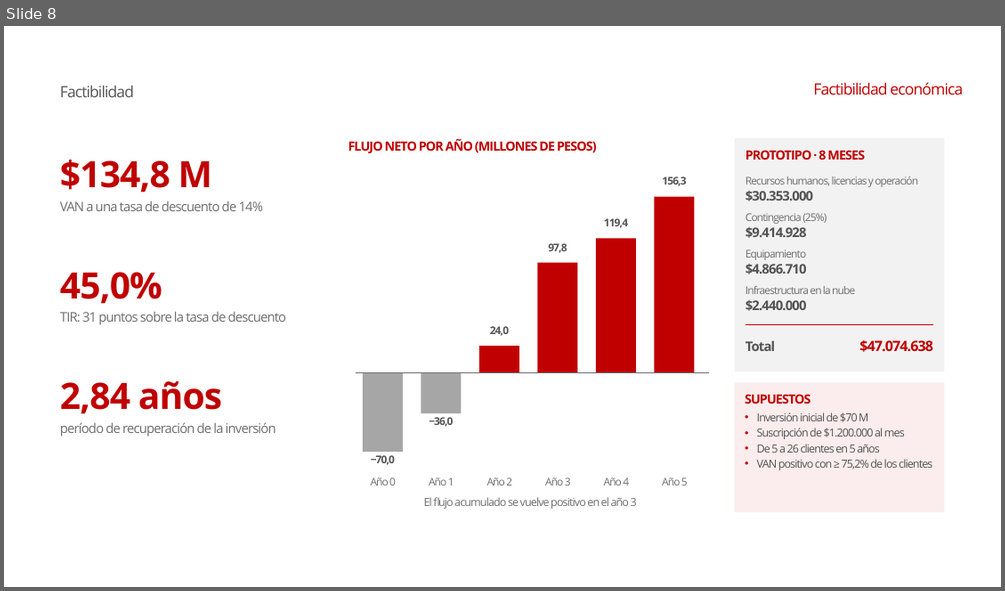
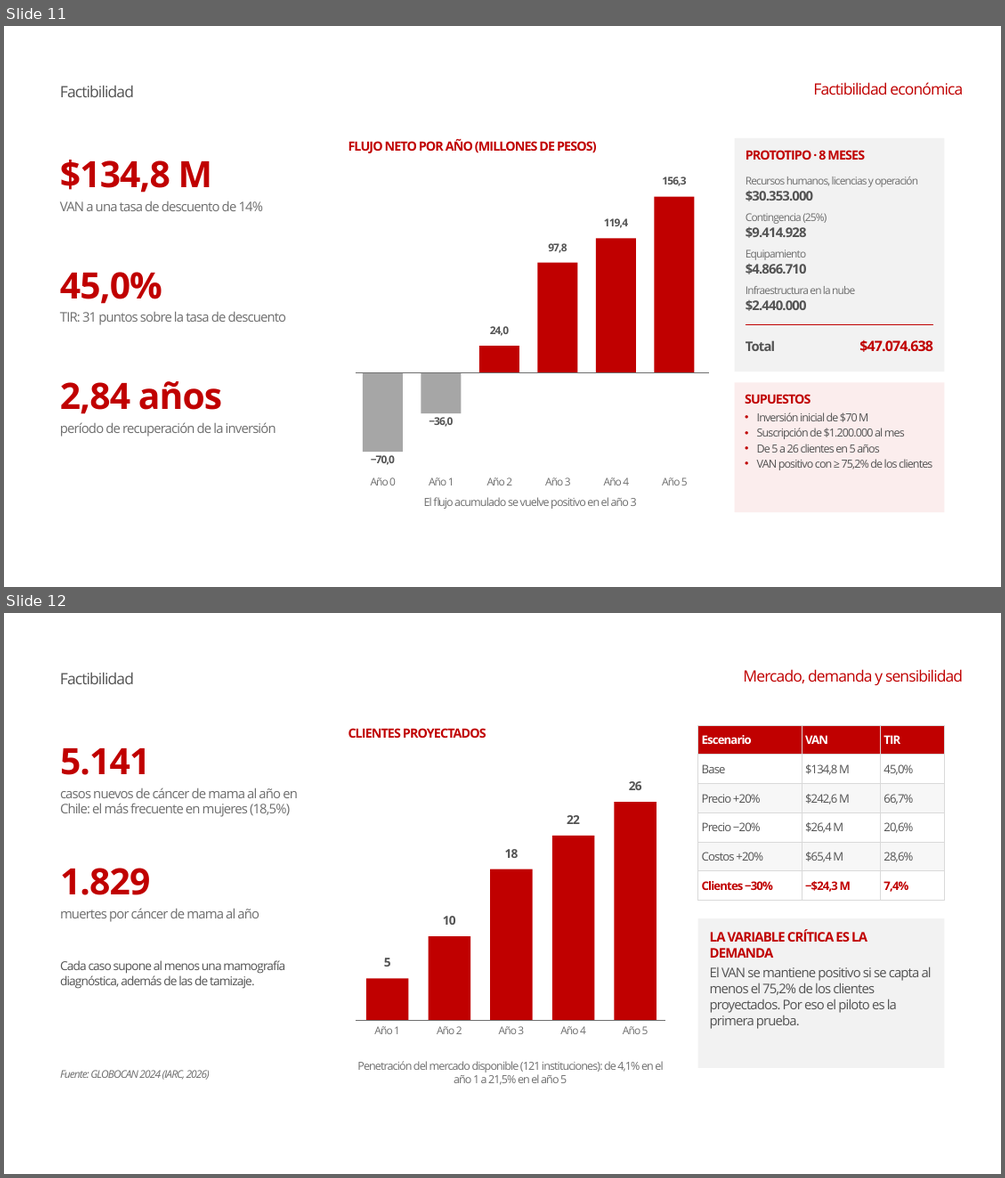
Before and after one commit to conEFE/Proyecto-Aurora, a slide deck: docs/informe_final/presentacion/Presentacion_Aurora_Informe_Final.pptx. Shown one above the other, each under a label of ours: slide 8 before the commit, slides 11 and 12 after it. The pictures are 1005x591 and 1005x1178 pixels, drawn with LibreOffice and Linux fonts; fonts in the diff are those of the drawing; background and template pictures are left out. Boxes give left, top, right and bottom in pixels: in the first picture for what was removed or moved away, otherwise in the second. Text is boxed around its words. In the diff, an @@ line names an element or a change of style, - is before the commit and + after.

```diff
--- a/docs/informe_final/presentacion/Presentacion_Aurora_Informe_Final.pptx
+++ b/docs/informe_final/presentacion/Presentacion_Aurora_Informe_Final.pptx
@@ slide 12 added at bbox=[4, 613, 1001, 1174], background #FFFFFF; not listed: 1 template element that a slide beside it also shows @@
@@ text added at bbox=[60, 672, 134, 684], 30 pt, text #535353 @@
+Factibilidad
@@ text added at bbox=[743, 669, 963, 686], 30 pt, text #C00000 @@
+Mercado, demanda y sensibilidad
@@ text added at bbox=[348, 728, 486, 738], 24.5 pt, text #C00000, bold @@
+CLIENTES PROYECTADOS
@@ table added at bbox=[697, 725, 945, 900], 6 rows, 3 columns @@
+Escenario | VAN | TIR
+Base | $134,8 M | 45,0%
+Precio +20% | $242,6 M | 66,7%
+Precio −20% | $26,4 M | 20,6%
+Costos +20% | $65,4 M | 28,6%
+Clientes −30% | −$24,3 M | 7,4%
@@ text added at bbox=[60, 748, 150, 775], 70 pt, text #C00000, bold @@
+5.141
@@ text added at bbox=[60, 787, 298, 817], 25.5 pt, text #6E6E6E @@
+casos nuevos de cáncer de mama al año en Chile: el más frecuente en mujeres (18,5%)
@@ text added at bbox=[629, 781, 642, 790], 23.5 pt, text #535353, bold @@
+26
@@ text added at bbox=[566, 815, 580, 824], 23.5 pt, text #535353, bold @@
+22
@@ rectangle added at bbox=[614, 802, 656, 1021], fill #C00000 @@
@@ text added at bbox=[505, 849, 518, 858], 23.5 pt, text #535353, bold @@
+18
@@ rectangle added at bbox=[552, 835, 594, 1021], fill #C00000 @@
@@ text added at bbox=[60, 868, 150, 895], 70 pt, text #C00000, bold @@
+1.829
@@ rectangle added at bbox=[490, 869, 533, 1021], fill #C00000 @@
@@ text added at bbox=[60, 908, 259, 922], 25.5 pt, text #6E6E6E @@
+muertes por cáncer de mama al año
@@ text added at bbox=[443, 916, 456, 925], 23.5 pt, text #535353, bold @@
+10
@@ rectangle added at bbox=[697, 918, 944, 1068], fill #F2F2F2 @@
@@ text added at bbox=[710, 929, 931, 1029], 25.5 pt, text #535353 @@
+LA VARIABLE CRÍTICA ES LA DEMANDA
+El VAN se mantiene positivo si se capta al menos el 75,2% de los clientes proyectados. Por eso el piloto es la primera prueba.
@@ text added at bbox=[384, 957, 391, 966], 23.5 pt, text #535353, bold @@
+5
@@ rectangle added at bbox=[429, 936, 470, 1021], fill #C00000 @@
@@ text added at bbox=[60, 960, 285, 989], 23.5 pt, text #535353 @@
+Cada caso supone al menos una mamografía diagnóstica, además de las de tamizaje.
@@ rectangle added at bbox=[366, 978, 408, 1020], fill #C00000 @@
@@ line added from (356, 1021) to (664, 1021), #6E6E6E 1.95 pt @@
@@ text added at bbox=[374, 1026, 400, 1034], 20.5 pt, text #6E6E6E @@
+Año 1
@@ text added at bbox=[437, 1026, 462, 1034], 20.5 pt, text #6E6E6E @@
+Año 2
@@ text added at bbox=[499, 1026, 524, 1034], 20.5 pt, text #6E6E6E @@
+Año 3
@@ text added at bbox=[560, 1026, 586, 1034], 20.5 pt, text #6E6E6E @@
+Año 4
@@ text added at bbox=[623, 1026, 648, 1034], 20.5 pt, text #6E6E6E @@
+Año 5
@@ text added at bbox=[357, 1061, 663, 1085], 21.5 pt, text #6E6E6E @@
+Penetración del mercado disponible (121 instituciones): de 4,1% en el año 1 a 21,5% en el año 5
@@ text added at bbox=[60, 1070, 210, 1079], 20.5 pt, text #6E6E6E, italic @@
+Fuente: GLOBOCAN 2024 (IARC, 2026)
@@ what was slide 8 is now slide 11 @@
```
Also in this commit, not shown: 2 slides changed, 2 other slides added, 2 other files.
